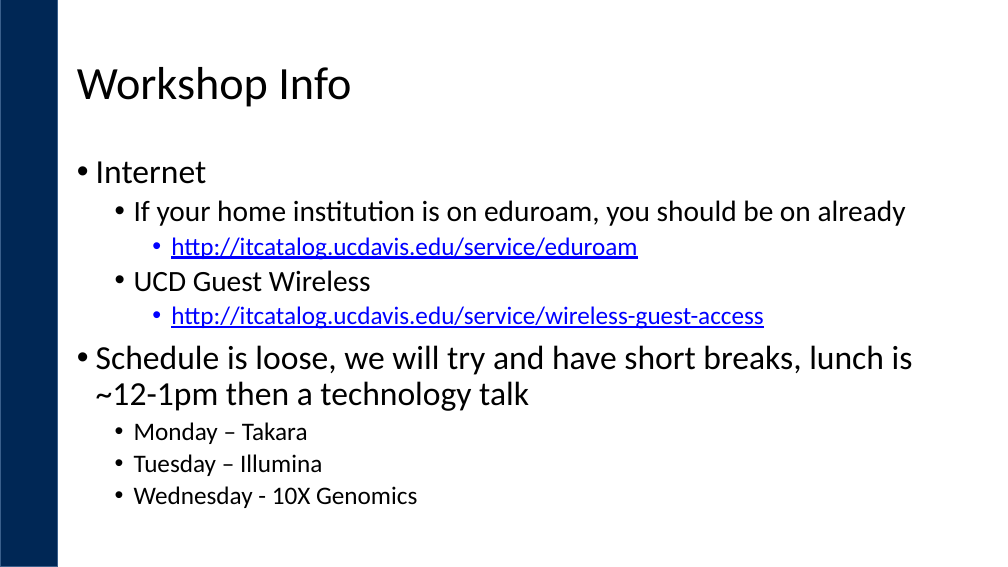
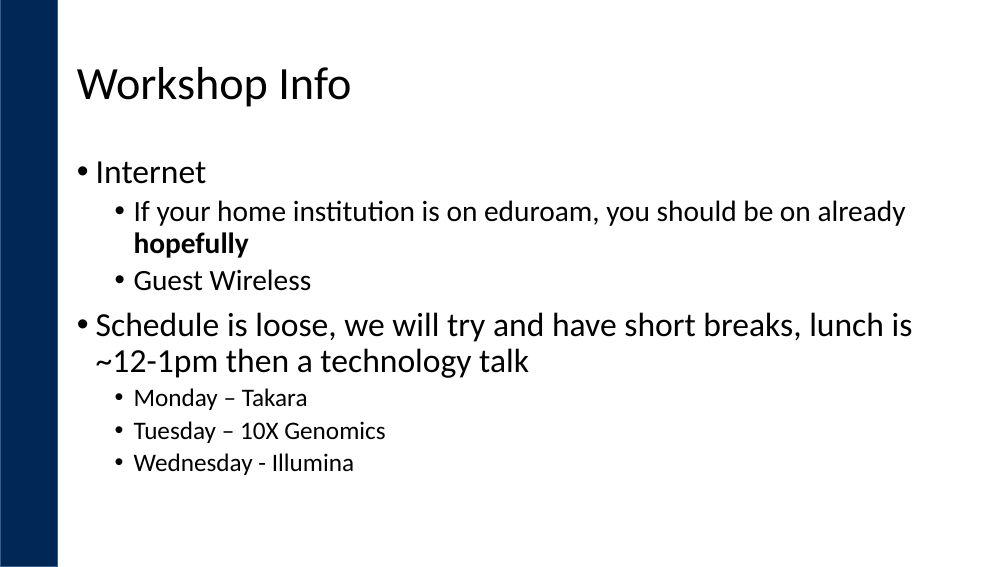
Before and after one commit to ucdavis-bioinformatics-training/2017_2018-single-cell-RNA-sequencing-Workshop-UCD_UCB_UCSF, a slide deck: slide 6 of day1/Introduction.pptx. Drawn at 1008x567 pixels with LibreOffice and Linux fonts; fonts in the diff are those of the drawing; background and template pictures are left out. Boxes give left, top, right and bottom in pixels: in the first picture for what was removed or moved away, otherwise in the second. Text is boxed around its words. In the diff, an @@ line names an element or a change of style, - is before the commit and + after.

```diff
--- a/day1/Introduction.pptx
+++ b/day1/Introduction.pptx
@@ text at (x1=134, y1=200, x2=906, y2=291): text changed; size 24 to 28 pt; text colour #0000FF to #000000 @@
-  • If your home institution is on eduroam, you should be on already
-    • http://itcatalog.ucdavis.edu/service/eduroam
-  • UCD Guest Wireless
-    • http://itcatalog.ucdavis.edu/service/wireless-guest-access
+  • If your home institution is on eduroam, you should be on already hopefully
+  • Guest Wireless
@@ text at (x1=134, y1=421, x2=385, y2=475): text changed @@
-  • Tuesday – Illumina
-  • Wednesday - 10X Genomics
+  • Tuesday – 10X Genomics
+  • Wednesday - Illumina
```
Also in this commit, not shown: 3 other slides changed, 4 other files.
